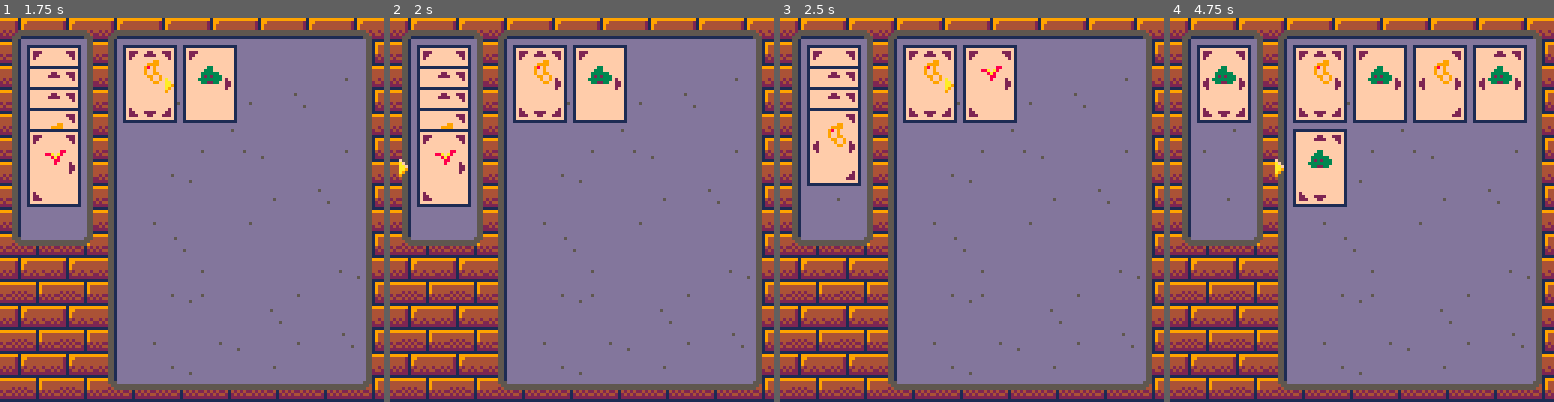
Above: before the commit, frames 1-4 (left to right).
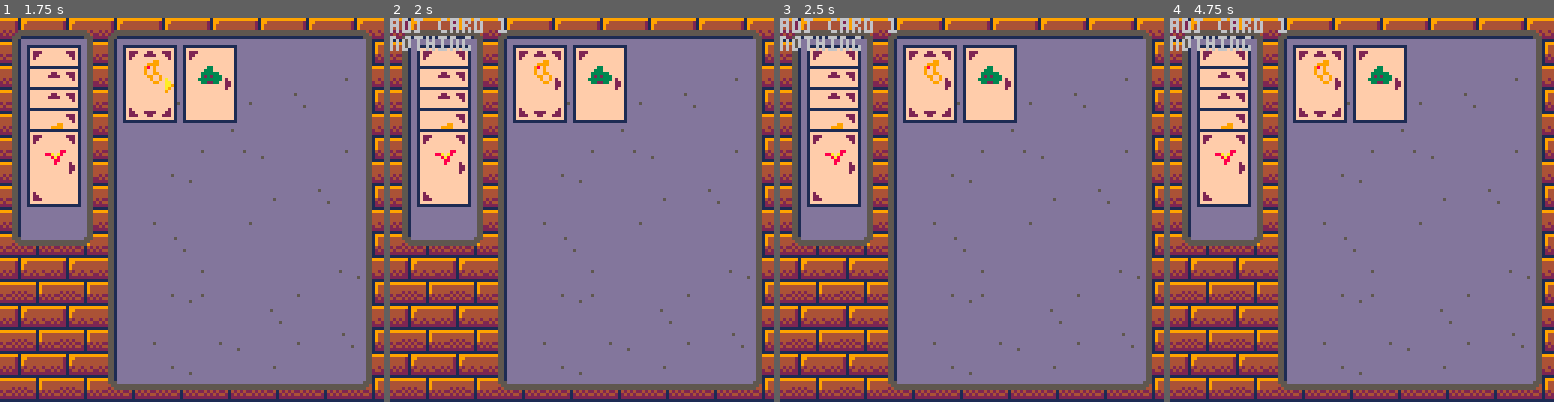
Above: after the commit, the same moments.

Repository: mccxiv/micro-tetra
Game: PICO-8 cartridge tetra.p8
Two runs of this game, one before a commit and one after it. Both use one fixed random seed, a clock stepped at 60 frames per second and the inputs below.
Inputs:
- Up to frame 1 (1.75 s): tap O (Z key) at 0.7, 1.7 s; hold Right from 1.6 s (still down)
- Up to frame 2 (2 s): keep holding Right
- Up to frame 3 (2.5 s): release Right at 2.1 s; tap O (Z key) at 2.1 s; hold Up 2.15-2.42 s; hold Right from 2.47 s (still down)
- Up to frame 4 (4.75 s): tap O (Z key) every 0.4 s from 2.5 to 4.5 s; release Right at 3.03 s; hold Left 3.08-3.58 s; hold Down 3.63-3.97 s; hold Right 4.02-4.68 s; hold Up from 4.73 s (still down)

Frame 1 is identical in both runs. In frame 2, 1.0% of the frame differs, in the area x 0-31%, y 0-42%; in frame 3, 2.6%; in frame 4, 13%, in the area x 0-93%, y 0-50%.

Commit message:
Implement arrow logic

Diff:
--- a/tetra.p8
+++ b/tetra.p8
@@ -16,7 +16,7 @@
 function _init ()
 	sel_deck = 6
 	sel_board = 1
-	last_placed = 1
+	last_placed_index = 1
 	state	= "selection"
  deck = {
 		generate_card(),
@@ -26,8 +26,7 @@
 		generate_card(),
 		generate_card(),
 	}
-	board = {
-		// cards here
+	board = { // 1-16 index
 		generate_card()
 	}
 end
@@ -42,6 +41,8 @@
 		run_selection_state()
 	elseif state == "placement" then
 		run_placement_state()
+	elseif state == "resolve" then
+		run_resolve_state()
 	end
 end
 -->8
@@ -238,6 +239,7 @@
 function generate_card ()
 	local id = rndi(3)
 	return {
+		ai = false,
 		kind = id,
 		sprite = c[id][1],
 		stats = {
@@ -301,7 +303,94 @@
 	until (deck[sel_deck] ~= nil)
 end
 
-
+function board_i_to_pos (index)
+	local i = index-1
+	local y = flr(i / 4)
+	local x = i % 4
+	return {x, y}
+end
+
+function board_pos_to_i (x, y)
+	local i = y * 4 + x
+	return i + 1
+end
+
+function get_adjacent (i)
+	local pos = board_i_to_pos(i)
+	local x = pos[1]
+	local y = pos[2]
+	local coords = {
+		{x-1, y-1},
+		{x  , y-1},
+		{x+1, y-1},
+		{x-1, y  },
+		{x+1, y  },
+		{x-1, y+1},
+		{x  , y+1},
+		{x+1, y+1},
+	}
+	local cards_i = {}
+
+	for c in all(coords) do
+		local x = c[1]
+		local y = c[2]
+		local i = board_pos_to_i(x,y)
+		if board[i] ~= nil then
+			add(cards_i, i)
+		end
+	end
+
+	return cards_i
+end
+
+function tostring(any)
+  if (type(any)~="table") return tostr(any)
+  local str = "{"
+  for k,v in pairs(any) do
+    if (str~="{") str=str..","
+    str=str..tostring(k).."="..tostring(v)
+  end
+  return str.."}"
+end
+
+function debug (any)
+	print(tostring(any))
+end
+
+function points_to (card_i, tar_i)
+	local c = board[card_i]
+	local cpos = board_i_to_pos(card_i)
+	local cx = cpos[1]
+	local cy = cpos[2]
+	local t = board[tar_i]
+	local tpos = board_i_to_pos(tar_i)
+	local tx = tpos[1]
+	local ty = tpos[2]
+	local arr_map = {
+		{-1,-1},
+		{0 ,-1},
+		{1 ,-1},
+		{-1, 0},
+		{1 , 0},
+		{-1, 1},
+		{0 , 1},
+		{1 , 1},
+	}
+
+	for k,v in pairs(c.arrows) do
+		if v == 1 then
+			local rel_pos = arr_map[k]
+			local x_rel = rel_pos[1]
+			local y_rel = rel_pos[2]
+			local x = cx + x_rel
+			local y = cy + y_rel
+			if x == tx and y == ty then
+				return true
+			end
+		end
+	end
+	return false
+end
 -->8
 // state logic
 
@@ -325,9 +414,6 @@
 end
 
 function run_placement_state()
-	draw_board_selector()
-	draw_board_sel_card()
-
 	if btnp(➡️) then
 		sel_board_add(1)
 	elseif btnp(⬅️) then
@@ -336,14 +422,37 @@
 		sel_board_add(-4)
 	elseif btnp(⬇️) then
 		sel_board_add(4)
-	elseif btnp(🅾️) then
-		last_placed = sel_board
+	end
+
+	draw_board_selector()
+	draw_board_sel_card()
+
+	if btnp(🅾️) then
+		last_placed_index = sel_board
 		board[sel_board] = deck[sel_deck]
 		deck[sel_deck] = nil
 		sel_prev_deck()
-		//state = "resolve"
-		state = "selection"
-	end
+		state = "resolve"
+	end
+end
+
+function run_resolve_state ()
+	local i = last_placed_index
+	local card = board[i]
+	local adj = get_adjacent(i)
+
+	for k,tar_i in pairs(adj) do
+		print("adj card "..tar_i)
+		if points_to(i, tar_i) then
+			if points_to(tar_i, i) then
+				print("battle")
+			else
+				print("take card")
+			end
+		end
+		print("nothing")
+	end
+	//	state = "selection"
 end
 
 
